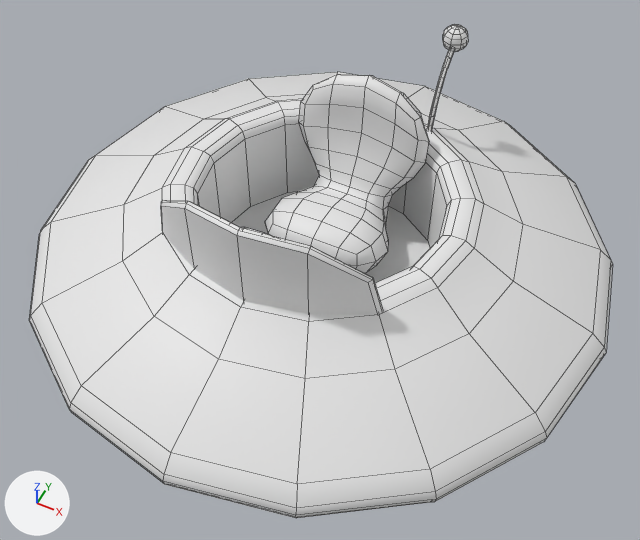
What one commit did to the FBX model AlienDinerDash/Assets/Art/Props/Models/UFO.fbx.
Rendered twice from a camera (50 mm lens) standing at (1.51, -3.07, 4.29) and looking at (0.09, -0.22, 0.74). The lights are fixed; the arrows at lower left show +X, +Y and +Z. The older version comes first. Mesh edges are drawn as thin lines.

In view in the first picture: 'UFO'.
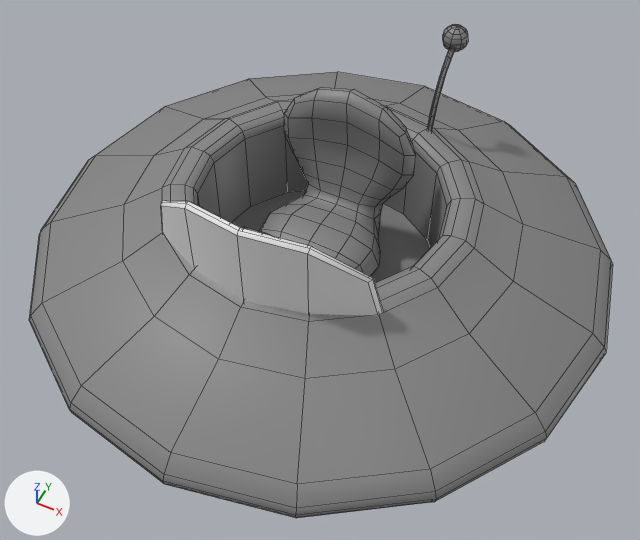
Commit message: updated ufo to alien porportions

Where the change shows, as pixel boxes (x1, y1, x2, y2) in the pictures (640 x 540 px; the box of a moved part takes in the faces that stretch with it):
```json
{"object": "UFO", "change": "recoloured, reshaped", "before": [29, 24, 613, 518], "after": [29, 24, 613, 518], "on screen": "white to grey"}
{"part": 1, "of": "me_cylinder", "change": "moved or reshaped", "before": [265, 74, 429, 273], "after": [259, 87, 416, 276]}
```

Scene script edits in JSON lines:
```json
{"op": "set", "path": "mat_ufo.base_color", "old": "(0.8, 0.8, 0.8)", "new": "(0.238, 0.238, 0.238)", "note": "white #e7e7e7 -> grey #868686"}
{"block": "me_cylinder", "where": "me_cylinder.from_pydata(...)  # 784 vertices, 758 faces; spans x -1.61..1.61, y -1.61..1.61, z 0.54..1.81"}
{"block": "me_cylinder", "where": "# used by ob_ufo; location = (-0.015, -0.005, -0.219)"}
{"block": "me_cylinder", "change": "me_cylinder part 1: the loose piece of 162 vertices spanning x -0.39..0.39, y -0.16..0.63, z 0.71..1.67 is turned 9.5 degrees about the x axis through its middle, then moved by (0.0, -0.16, 0.01)"}
```
